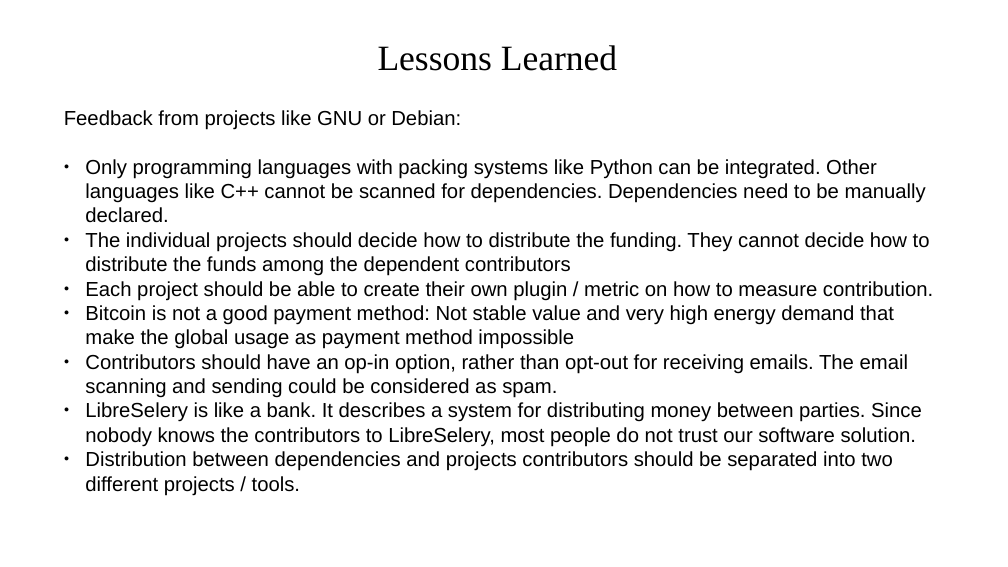
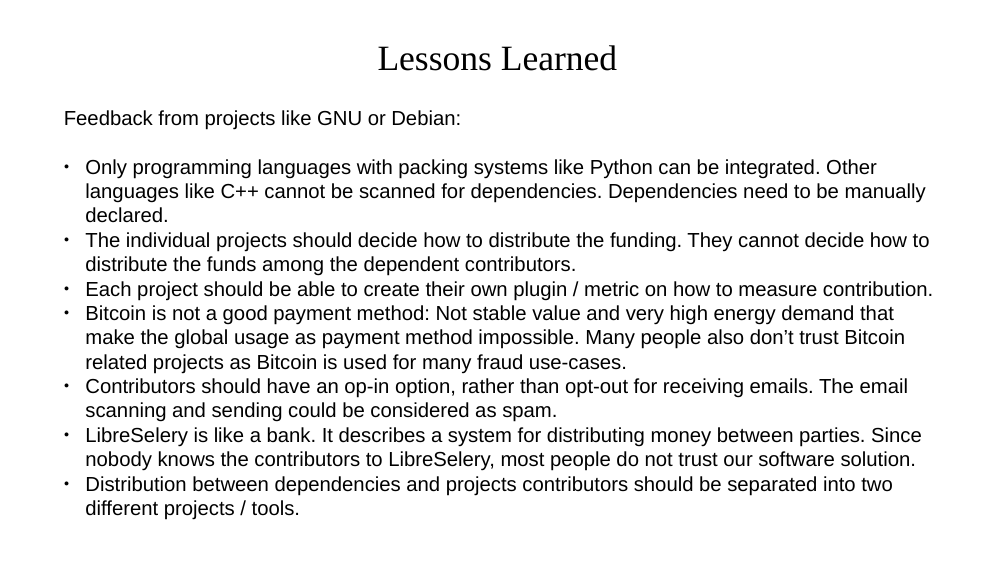
Before and after one commit to protontypes/documents, a slide deck: slide 9 of slides/protontypes_LibreSelery.odp. Drawn at 1008x567 pixels with LibreOffice and Linux fonts; fonts in the diff are those of the drawing; background and template pictures are left out. Boxes give left, top, right and bottom in pixels: in the first picture for what was removed or moved away, otherwise in the second. Text is boxed around its words. In the diff, an @@ line names an element or a change of style, - is before the commit and + after.

```diff
--- a/slides/protontypes_LibreSelery.odp
+++ b/slides/protontypes_LibreSelery.odp
@@ text at [85,232,930,276]: text changed @@
-● The individual projects should decide how to distribute the funding. They cannot decide how to distribute the funds among the dependent contributors
+● The individual projects should decide how to distribute the funding. They cannot decide how to distribute the funds among the dependent contributors.
@@ text at [85,305,905,374]: text changed @@
-● Bitcoin is not a good payment method: Not stable value and very high energy demand that make the global usage as payment method impossible
+● Bitcoin is not a good payment method: Not stable value and very high energy demand that make the global usage as payment method impossible. Many people also don’t trust Bitcoin related projects as Bitcoin is used for many fraud use-cases.
```
Also in this commit, not shown: 1 other slide changed.
